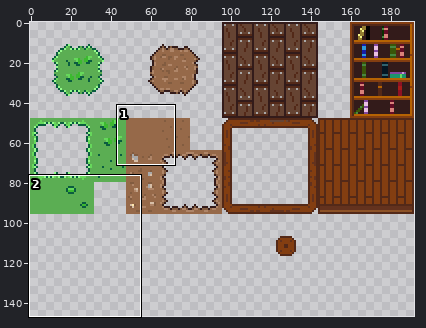
Sprite sheet: Content/tilemaps/tilemap.png. The picture above shows the old version from afar; the outline marks the close-up.
Close-up. First the earlier version:
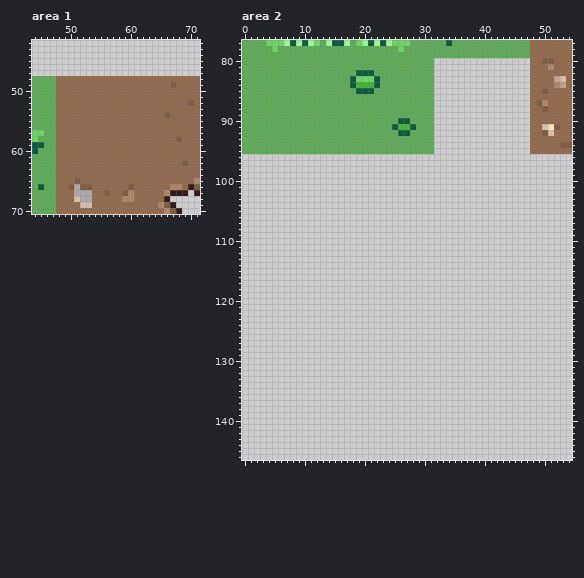
The file is 192x192 pixels. Colours within 5 levels of each other are drawn and written as one. Shown: area 1: x 44..71, y 42..70; area 2: x 0..54, y 77..146. The wide view leaves out empty margins.
The result:
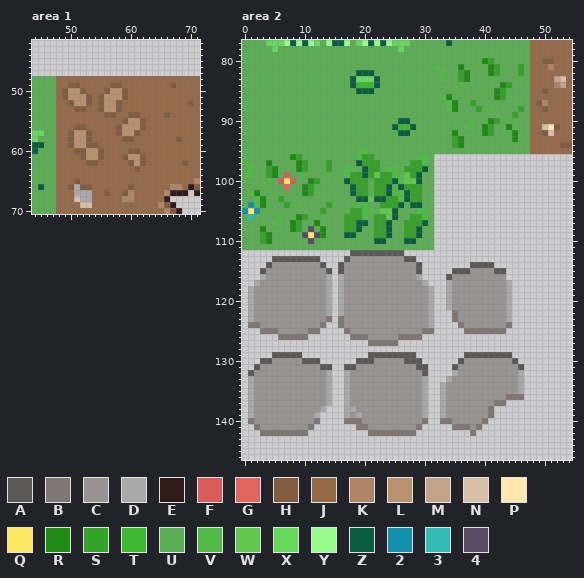
Palette (. is transparent): A #5b5957  B #807773  C #979493  D #a9a9a9  E #331b1a  F #d95b5b  G #e26560  H #825c40  J #966949  K #af8568  L #b8926f  M #c3a389  N #d7bea7  P #ffe7ad  Q #fee761  R #1f8a14  S #34a129  T #3cb930  U #5bae53  V #52bb48  W #63c74d  X #66d85b  Y #95fc8b  Z #0b5d40  2 #1390ac  3 #30bab3  4 #594a66
From old to new:
Changed rows in their new state; - is an unchanged pixel.
Area 1:
first column x 49:
49 -HH-----HH----
50 HLLH---HLLH---
51 HLLLH-HLLLH---
52 -HLLH-HLLH----
53 --HH--HLLH----
54 -------HH--HH-
55 ----------HLLH
56 --HH-----HLLLH
57 -HLLH----HLLH-
58 -HLLH-----HH--
59 -HLLHH--------
60 --HHLLH----HH-
61 ---HLLH---HLLH
62 ----HH-----HLH
63 ------------H-
Area 2:
first column x 0:
 80 --------------------------------UUUUUUUURSUUUUUU
 81 --------------------------------VUUURUUUURSUUUSU
 82 --------------------------------UVUUSRUUURSUUUSU
 83 --------------------------------UVUUSRUUUUUUUUUU
 84 --------------------------------UUUUUUUUUUURSUUU
 85 --------------------------------UUUUUUUUUURSUUUU
 86 --------------------------------UVRUUUUUUURSUUUU
 87 --------------------------------UUVRUUSUUUUUUUUU
 88 --------------------------------UUVRUUUSUUUUUUSU
 89 --------------------------------UUUUUUUUUUUUUSUU
 90 --------------------------------UUUUUUVUURSUUUUU
 91 --------------------------------UUUUUVUURSUURUUU
 92 --------------------------------UUURUUUURSUUURUU
 93 --------------------------------UUUSRUUUUUUUURUU
 94 --------------------------------UUUSRUUUUUUUUUUU
 95 -------------------VV-----------UUUUUUUUUUUUUUUU
 96 UUUUUUUURSUUUUUUUUUVSSUUUUUUUVVU----------------
 97 VUUURUUUURSUUUSUUUUZSSSUUUUUSSVU----------------
 98 UVUUSRUUURSUUUSUUVVUZSSUVVUSSSZU----------------
 99 UVUUSRUFUUUUUUUUUVSSZSWSSVVWSZUU----------------
100 UUUUUUFQFUURSUUUUZSSSUSSSZVWWZUU----------------
101 UUUUUUUGUURSUUUUUUZSSUSSZUZSSSUU----------------
102 UVRUUUUUUURSUUUUUUZSSUSSZVVZSSUU----------------
103 UUVRUUSUUUUUUUUUUUUZZWZZSSVZSSUU----------------
104 U2VRUUUSUUUUUUSUUUUVVUUSSSZUZZUU----------------
105 2Q2UUUUUUUUUUSUUUUSSVVUWWZUUUVVU----------------
106 U3UUUUVUURSUUUUUUSSSVUSSWZUUSSVU----------------
107 UUUUUVUURSUURUUUUSSZZUSSZUUSSSZU----------------
108 UUURUUUURSU4URUUUSSZUUSSZUUSSZUU----------------
109 UUUSRUUUUU4Q4RUUUZZUUUSSZUUSSZUU----------------
110 UUUSRUUUUUU4UUUUUUUUUUZZUUUZZUUU----------------
111 UUUUUUUUUUUUUUUUUUUUUUUUUUUUUUUU----------------
112 ------------------AAAAAAAAA---------------------
113 -----AAAAAAAA----ACCCCCCCCCAA-------------------
114 ----ACCCCCCCCA--ACCCCCCCCCCCCA--------AAAA------
115 ---ACCCCCCCCCCA-ACCCCCCCCCCCCA-----AAACCCCAA----
116 ---DCCCCCCCCCCD-DCCCCCCCCCCCCD----ACCCCCCCCC----
117 --DCCCCCCCCCCCD-DCCCCCCCCCCCCCD---DCCCCCCCCCD---
118 -DCCCCCCCCCCCCD-DCCCCCCCCCCCCCCD--DCCCCCCCCCD---
119 -DCCCCCCCCCCCCD-DCCCCCCCCCCCCCCD--DCCCCCCCCCD---
120 -DCCCCCCCCCCCCD-DCCCCCCCCCCCCCCD--DCCCCCCCCCD---
121 -DCCCCCCCCCCCCD-DCCCCCCCCCCCCCCD--DCCCCCCCCCD---
122 -DCCCCCCCCCCCCD-DCCCCCCCCCCCCCCD---BCCCCCCCCD---
123 -DCCCCCCCCCCCCB-BCCCCCCCCCCCCCCD---BCCCCCCCCD---
124 -BBCCCCCCCCCCB--BCCCCCCCCCCCCCCD----BCCCCCCCB---
125 ---BBBCCCCCBB----BCCCCCCCCCCCCBB-----BBBBBBB----
126 ------BBBBB-------BBBCCCCCBBBB------------------
127 ---------------------BBBBB----------------------
129 -----AAAAA-----------AAAAAAAA--------AAAAAAAA---
130 ---AACCCCCAAA------AAACCCCCAAA------ACCCCCCCCA--
131 --ACCCCCCCCCCAA--AACCCCCCCCCCAA----ACCCCCCCCCCA-
132 -ACCCCCCCCCCCCD--DCCCCCCCCCCCCA----DCCCCCCCCCCD-
133 -DCCCCCCCCCCCCD--DCCCCCCCCCCCCD---DCCCCCCCCCCCD-
134 -DCCCCCCCCCCCCD--DCCCCCCCCCCCCD--DCCCCCCCCCCCCD-
135 -DCCCCCCCCCCCCD--DCCCCCCCCCCCCD--DCCCCCCCCCCCCD-
136 -DCCCCCCCCCCCCD--DCCCCCCCCCCCCD--DCCCCCCCCCCBBB-
137 -DCCCCCCCCCCCCD--DCCCCCCCCCCCCD--DCCCCCCCCBB----
138 -DCCCCCCCCCCCD---DDCCCCCCCCCCCD--DCCCCCCCB------
139 -DCCCCCCCCCCD----DCDCCCCCCCCCCD--DCCCCCCCB------
140 -BCCCCCCCCCCB----BBBCCCCCCCCCCB--BBCCCCCB-------
141 --BCCCCCCCCB-------BBCCCCCCCCB-----BBBCB--------
142 ---BBBBBBBB----------BBBBBBBB---------B---------
Changed places in both close-ups, as pixel boxes (x1, y1, x2, y2):
changed: (62, 82, 146, 172)
changed: (242, 58, 530, 436)
